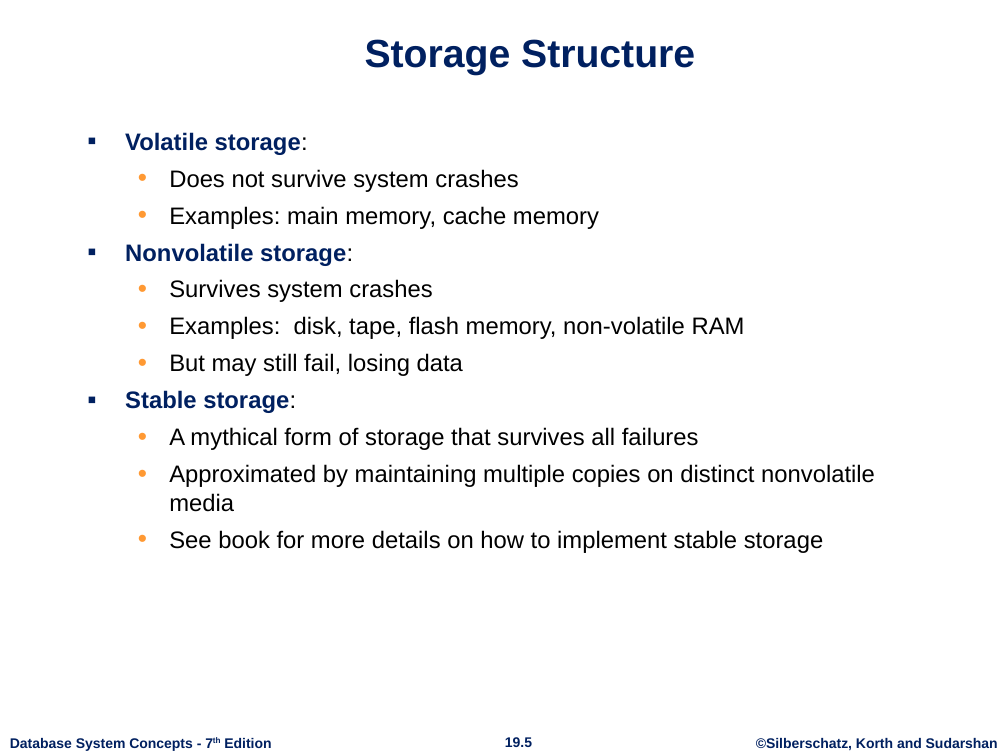
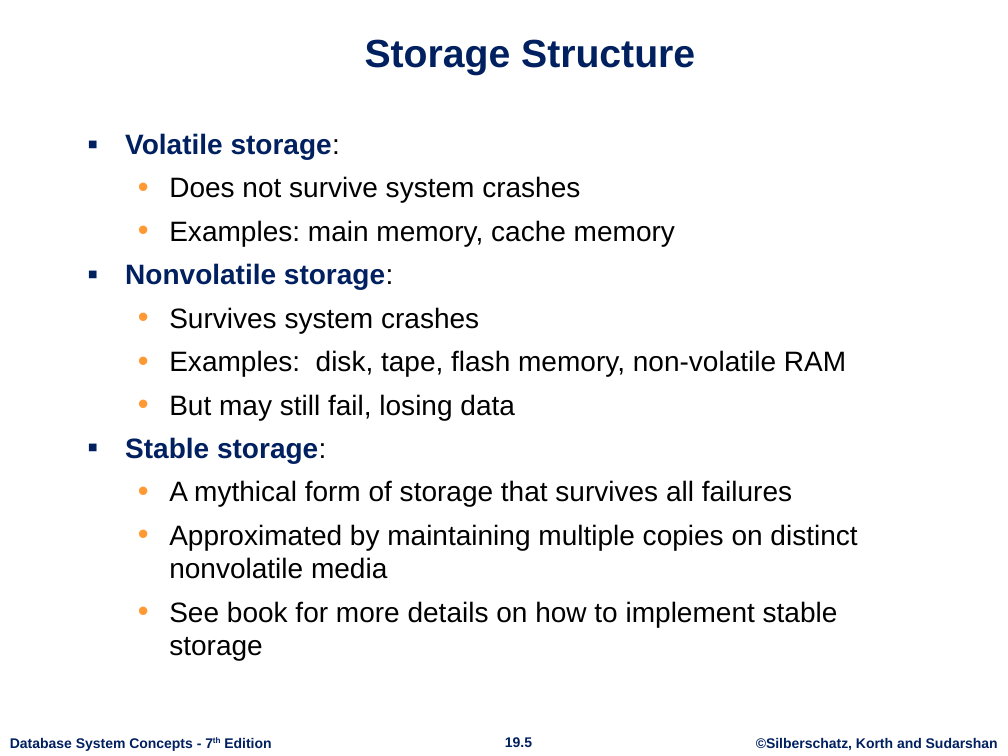
Before and after one commit to ataghinezhad/ataghinezhad.github.io, a slide deck: slide 5 of courses/downloads/temp/AdvanceDB Lec4. ch19.pptx. Drawn at 1008x756 pixels with LibreOffice and Linux fonts; fonts in the diff are those of the drawing; background and template pictures are left out. Boxes give left, top, right and bottom in pixels: in the first picture for what was removed or moved away, otherwise in the second. Text is boxed around its words. In the diff, an @@ line names an element or a change of style, - is before the commit and + after.

```diff
--- a/courses/downloads/temp/AdvanceDB Lec4. ch19.pptx
+++ b/courses/downloads/temp/AdvanceDB Lec4. ch19.pptx
@@ text "Volatile storage:" at [125, 133, 857, 661]: size 17 to 20 pt; more space between paragraphs @@
```
Also in this commit, not shown: 8 other slides changed, 4 other files.
